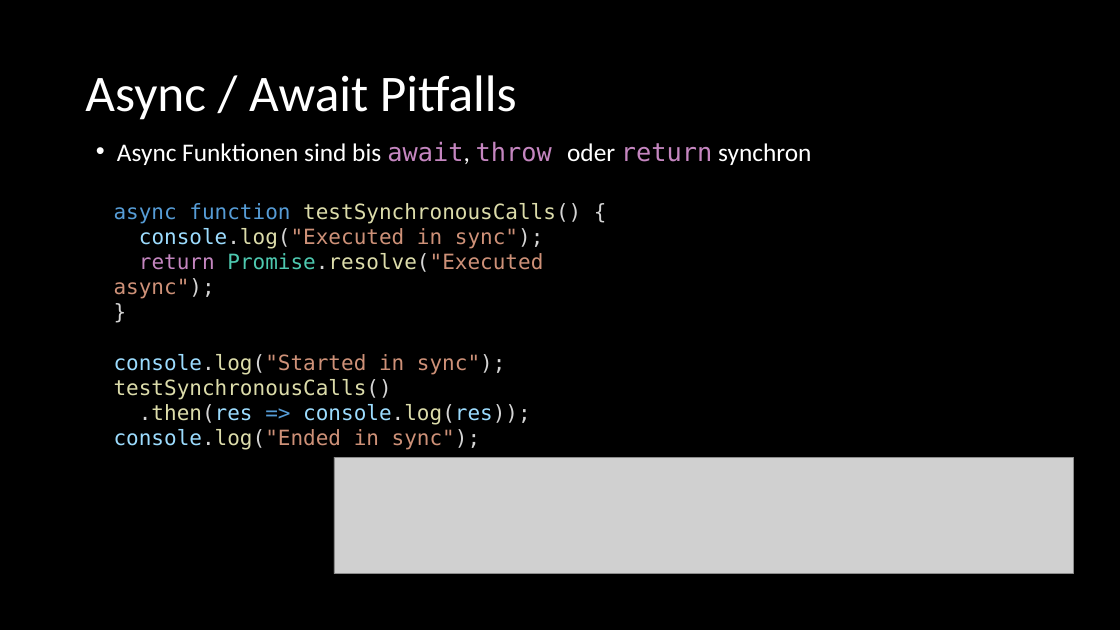
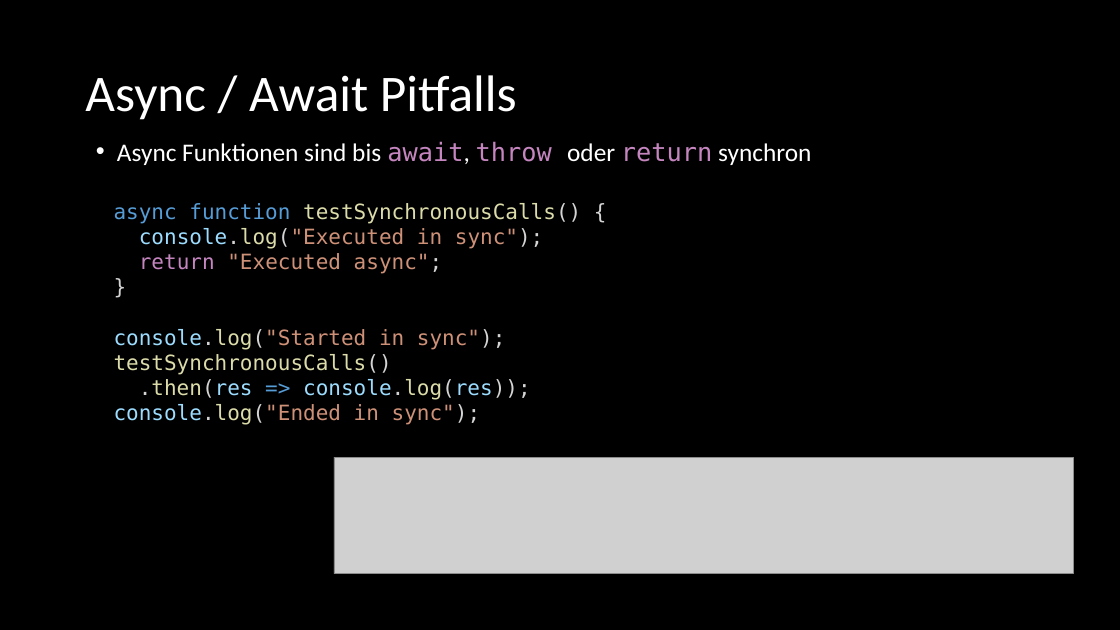
Before and after one commit to twobiers/webtech-workshop-js-async, a slide deck: slide 54 of slides/Presentation.pptx. Drawn at 1120x630 pixels with LibreOffice and Linux fonts; fonts in the diff are those of the drawing; grey boxes stand for pictures. Boxes give left, top, right and bottom in pixels: in the first picture for what was removed or moved away, otherwise in the second. Text is boxed around its words. In the diff, an @@ line names an element or a change of style, - is before the commit and + after.

```diff
--- a/slides/Presentation.pptx
+++ b/slides/Presentation.pptx
@@ text at (x1=139, y1=253, x2=443, y2=274): text changed @@
-return Promise.resolve("Executed async");
+return "Executed async";
```
Also in this commit, not shown: 3 other slides changed, 1 other file.
